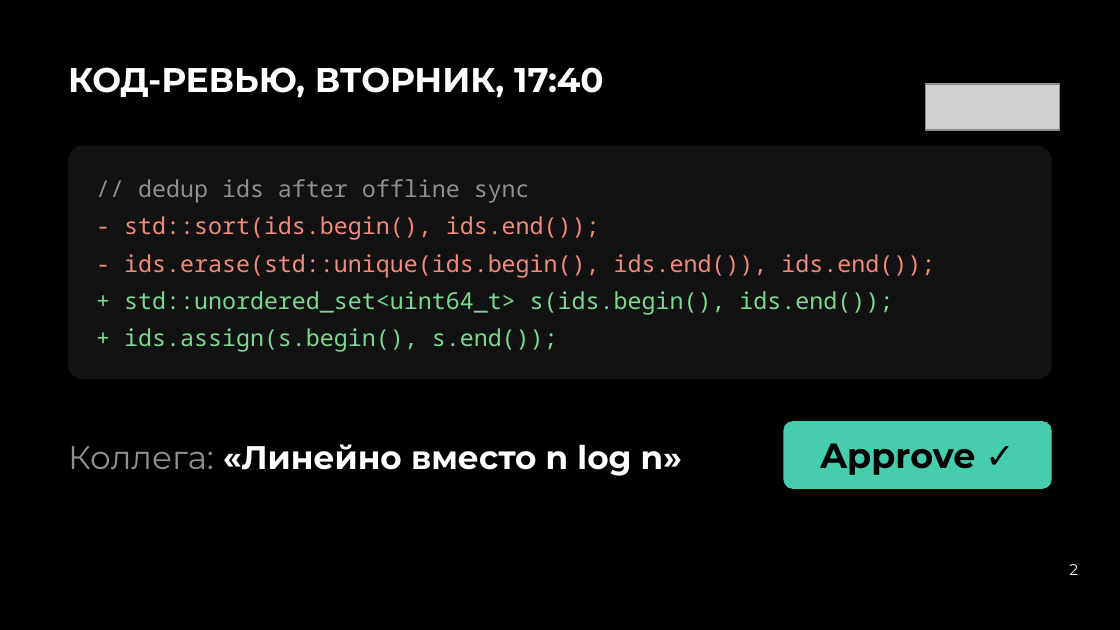
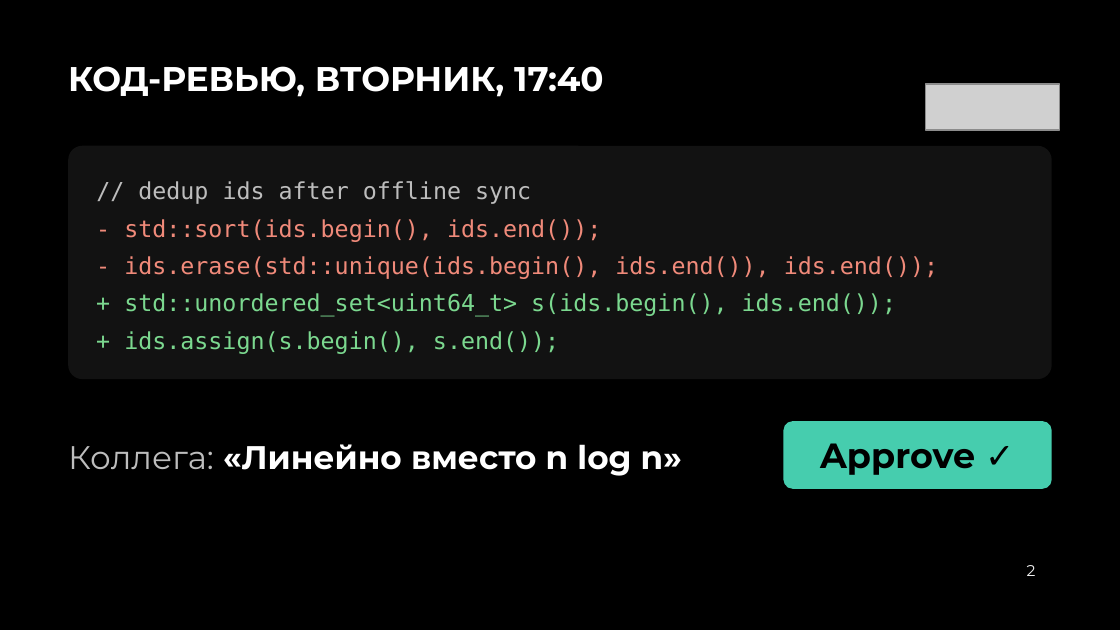
Before and after one commit to Neoron95/conference-hardfest-algorithms, a slide deck: slide 2 of prep/deck/hardfest2026_deck.pptx. Drawn at 1120x630 pixels with LibreOffice and Linux fonts; fonts in the diff are those of the drawing; grey boxes stand for pictures. Boxes give left, top, right and bottom in pixels: in the first picture for what was removed or moved away, otherwise in the second. Text is boxed around its words. In the diff, an @@ line names an element or a change of style, - is before the commit and + after.

```diff
--- a/prep/deck/hardfest2026_deck.pptx
+++ b/prep/deck/hardfest2026_deck.pptx
@@ text added at (138, 181, 531, 204), 15 pt, text #BDBDBD @@
+// dedup ids after offline sync
@@ text added at (124, 219, 601, 242), 15 pt, text #F08A7A @@
+- std::sort(ids.begin(), ids.end());
@@ text at (124, 256, 938, 279): text changed; font Noto Sans Mono to DejaVu Sans Mono @@
-// dedup ids after offline sync
-- std::sort(ids.begin(), ids.end());
-- ids.erase(std::unique(ids.begin(), ids.end()), ids.end());
-+ std::unordered_set<uint64_t> s(ids.begin(), ids.end());
-+ ids.assign(s.begin(), s.end());
+- ids.erase(std::unique(ids.begin(), ids.end()), ids.end());
@@ text added at (124, 293, 896, 317), 15 pt, text #7BD88F @@
++ std::unordered_set<uint64_t> s(ids.begin(), ids.end());
@@ text added at (124, 331, 559, 354), 15 pt, text #7BD88F @@
++ ids.assign(s.begin(), s.end());
@@ text "Коллега: «Линейно вместо n log ..." at (68, 444, 682, 476): text colour #8F8F8F to #BDBDBD in "Коллега:" @@
@@ text "2": place and size @@
-text "2" at (1069, 564, 1078, 575)
+text "2" at (1027, 565, 1036, 576)
@@ text "2" at (1027, 565, 1036, 576): alignment right to left; line spacing 1 to 12.8pt; vertical alignment middle to top @@
```
Also in this commit, not shown: 34 other slides changed, 15 slides added, 12 slides removed, 52 other files.
